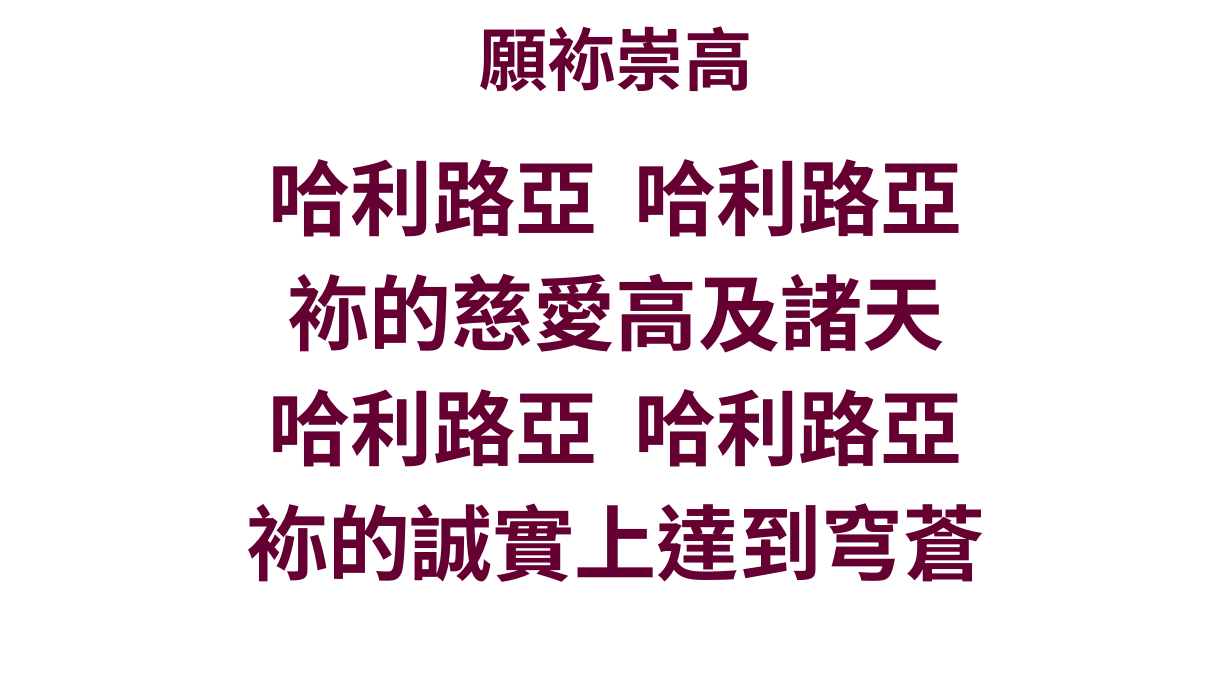
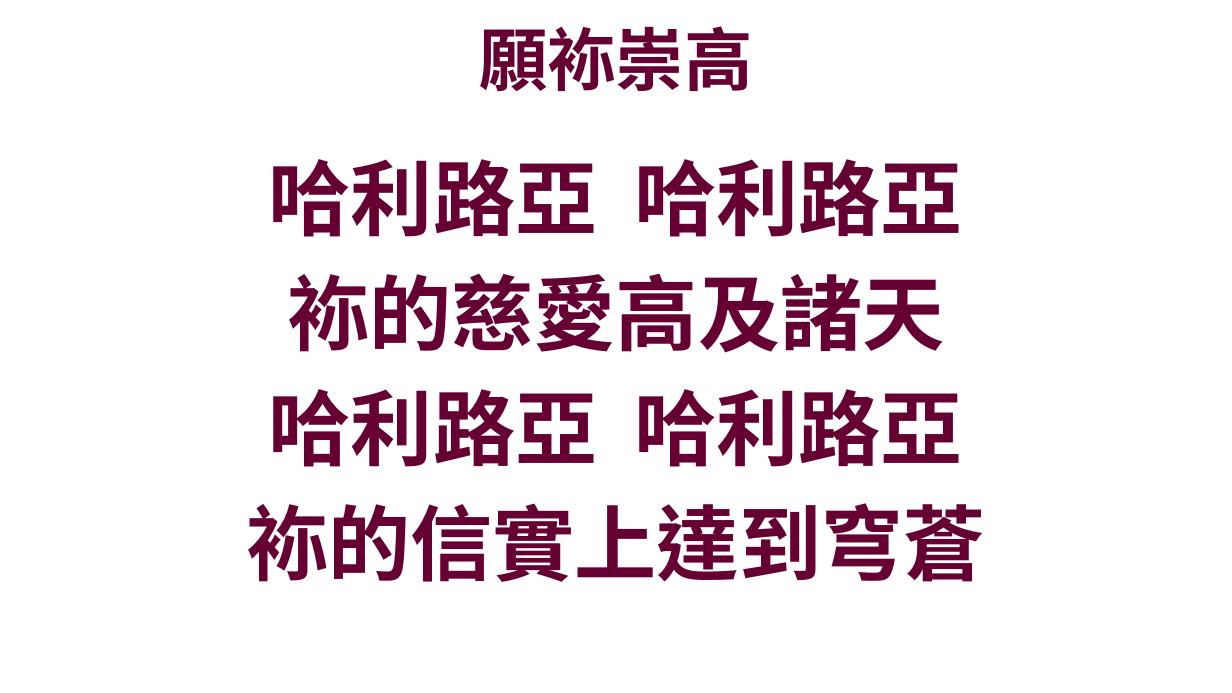
Before and after one commit to batisuoc/prayermeeting, a slide deck: slide 6 of 2022/7月/07072022.pptx. Drawn at 1232x693 pixels with LibreOffice and Linux fonts; fonts in the diff are those of the drawing; background and template pictures are left out. Boxes give left, top, right and bottom in pixels: in the first picture for what was removed or moved away, otherwise in the second. Text is boxed around its words. In the diff, an @@ line names an element or a change of style, - is before the commit and + after.

Commit message:
Add new PPTs

```diff
--- a/2022/7月/07072022.pptx
+++ b/2022/7月/07072022.pptx
@@ text at <box>246,503,985,582</box>: text changed @@
-袮的誠實上達到穹蒼
+袮的信實上達到穹蒼
```
Also in this commit, not shown: 6 other slides changed, 17 other files.
